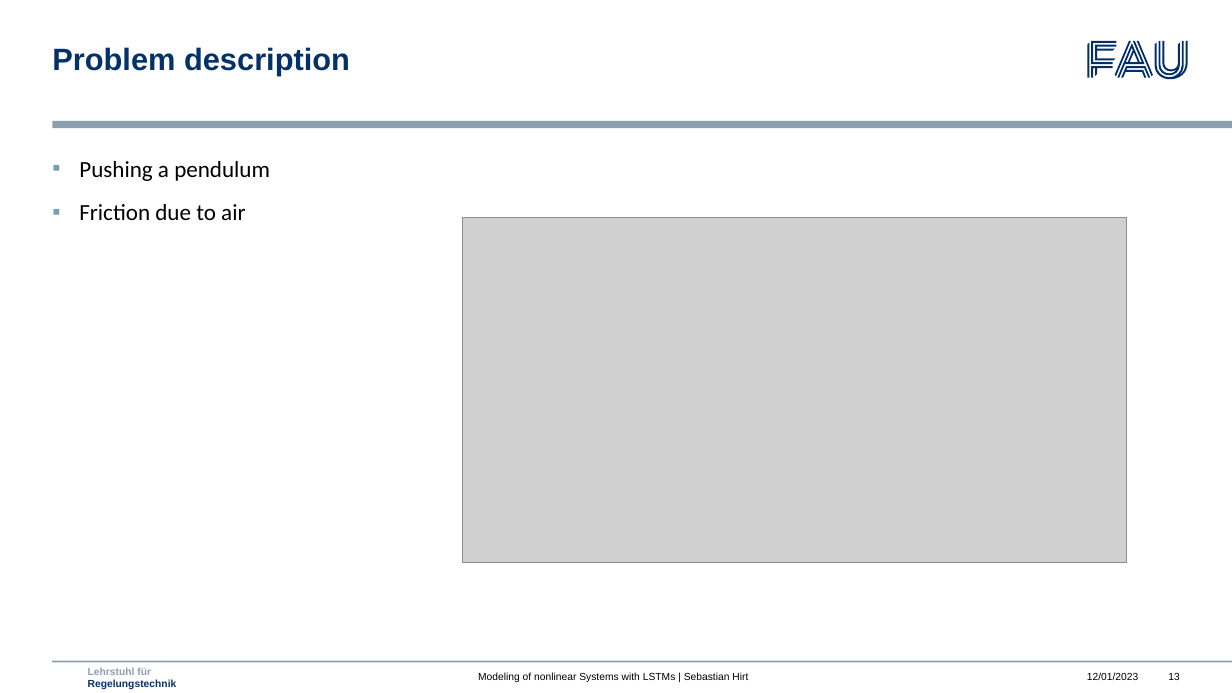
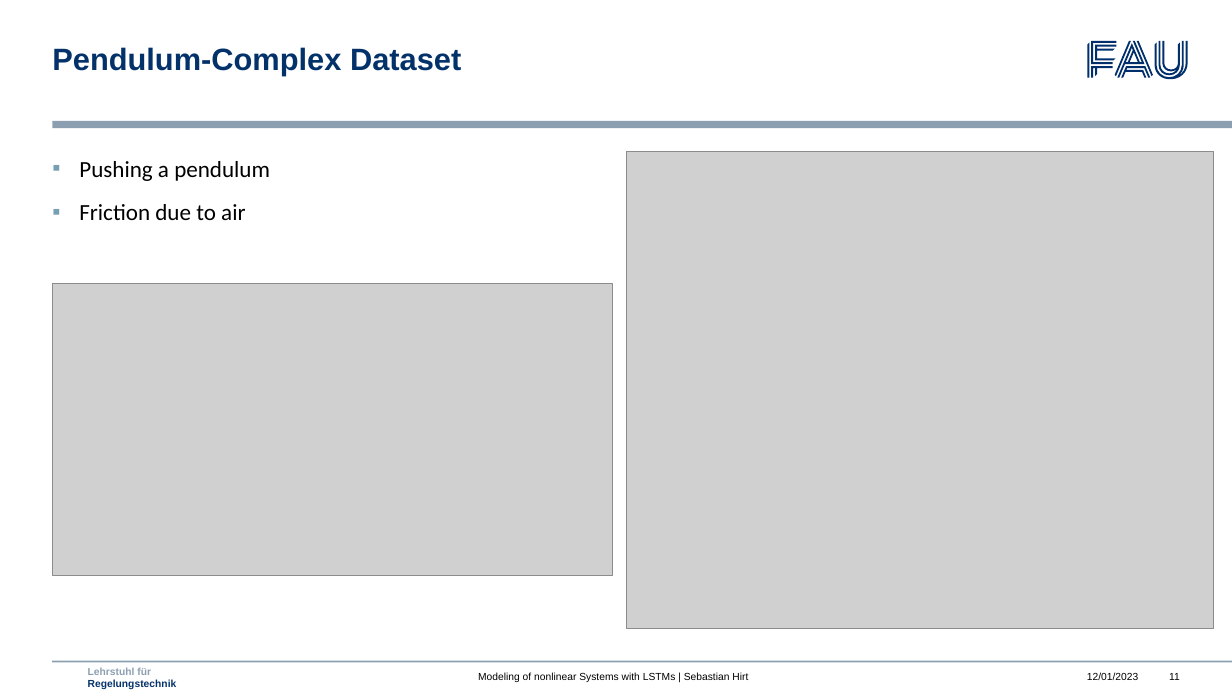
Before and after one commit to mokronos/nonlinearLSTM, a slide deck: slide 11 of presentation/nonlinearLSTM_slides.pptx (slide 13 before the commit). Drawn at 1232x693 pixels with LibreOffice and Linux fonts; fonts in the diff are those of the drawing; grey boxes stand for pictures; background and template pictures are left out. Boxes give left, top, right and bottom in pixels: in the first picture for what was removed or moved away, otherwise in the second. Text is boxed around its words. In the diff, an @@ line names an element or a change of style, - is before the commit and + after.

```diff
--- a/presentation/nonlinearLSTM_slides.pptx
+++ b/presentation/nonlinearLSTM_slides.pptx
@@ title at box(52, 47, 461, 76): text changed @@
-Problem description
+Pendulum-Complex Dataset
@@ picture added at box(627, 152, 1214, 628) @@
@@ picture: place and size @@
-picture at box(463, 217, 1128, 563)
+picture at box(53, 284, 613, 575)
@@ page number at box(1169, 673, 1180, 680): text changed @@
-13
+11
```
Also in this commit, not shown: 10 other slides changed, 7 slides removed.
